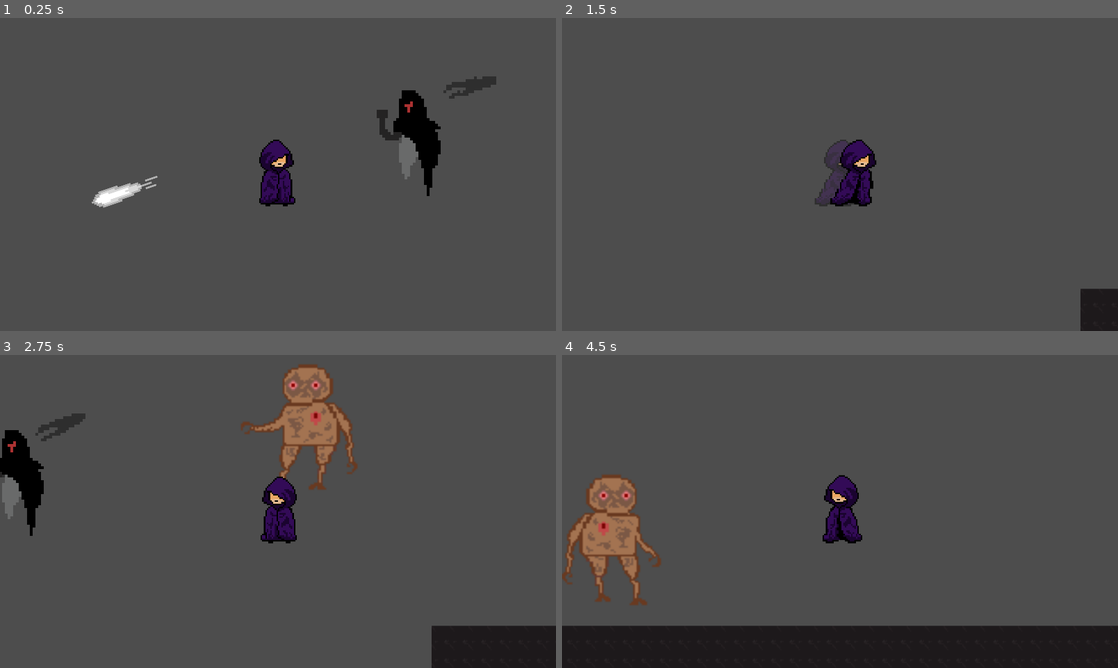
Above: before the commit, frames 1-4 (two rows, left to right).
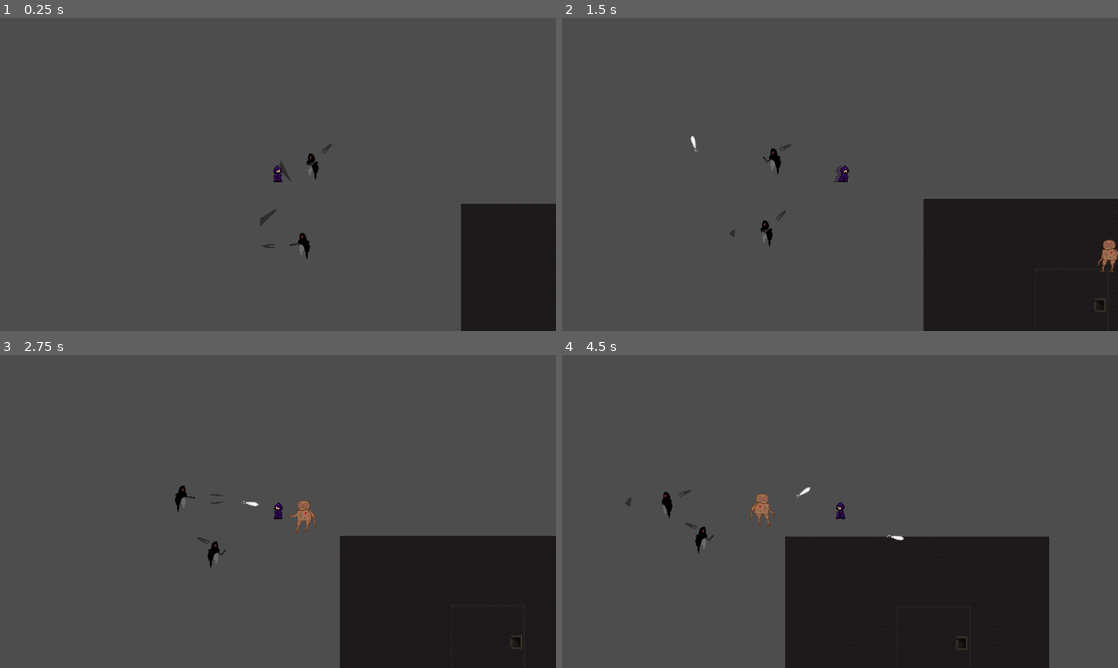
Above: after the commit, the same moments.

Repository: Eathand/GDA-Game
Game: Godot game, scene res://realtest.tscn
Same seed, same stepped clock (60 frames per second), same inputs: the game is played once before the commit and once after it. The engine's default icon, where the game draws it, is replaced by a stand-in: a white triangle on a blue panel in a dark square.
Inputs (mouse positions are in pixels of both pictures, inside the frame that each line leads up to):
- Up to frame 1 (0.25 s): no input
- Up to frame 2 (1.5 s): tap Enter (ui_accept) at 0.5, 0.77 s; move the mouse to (962, 158) at 0.52 s; hold D (right) from 0.53 s (still down); click (962, 158) at 0.6 s; move the mouse to (728, 190) at 1.27 s; tap Shift (dash) at 1.35 s
- Up to frame 3 (2.75 s): tap Enter (ui_accept) at 1.52 s; move the mouse to (333, 442) at 2.02 s; release D (right) at 2.03 s; hold A (left) from 2.03 s (still down); tap P (test_damage) at 2.1 s
- Up to frame 4 (4.5 s): move the mouse to (812, 574) at 2.77 s; release A (left) at 2.78 s; hold D (right) 2.78-4.28 s; click (812, 574) at 2.85 s; tap Enter (ui_accept) at 3.02, 3.77 s; move the mouse to (1006, 558) at 3.52 s; tap Shift (dash) at 3.6 s; move the mouse to (673, 464) at 4.27 s; hold A (left) from 4.28 s (still down); tap P (test_damage) at 4.35 s

The runs differ from the first frame. In frame 1, 11% of the frame differs, in the area x 16-100%, y 18-100%; in frame 2, 16%; in frame 3, 20%; in frame 4, 25%, in the area x 0-100%, y 38-100%.

Commit message:
boss atk, flip and more

Diff:
--- a/gda-game-capstone/realtest.tscn
+++ b/gda-game-capstone/realtest.tscn
@@ -86,3 +86,6 @@
 
 [node name="Boss" parent="." instance=ExtResource("10_vowgc")]
 position = Vector2(163, 53)
+
+[node name="Boss2" parent="." instance=ExtResource("10_vowgc")]
+position = Vector2(134, 330)
--- a/gda-game-capstone/scenes/boss.tscn
+++ b/gda-game-capstone/scenes/boss.tscn
@@ -10,8 +10,9 @@
 radius = 44.0
 height = 208.0
 
-[sub_resource type="CircleShape2D" id="CircleShape2D_ldttu"]
-radius = 34.0465
+[sub_resource type="CapsuleShape2D" id="CapsuleShape2D_o41sf"]
+radius = 4.66667
+height = 67.1873
 
 [sub_resource type="AtlasTexture" id="AtlasTexture_m106n"]
 atlas = ExtResource("3_m5vrs")
@@ -184,7 +185,7 @@
 }],
 "loop": false,
 "name": &"attack1",
-"speed": 5.0
+"speed": 9.0
 }, {
 "frames": [{
 "duration": 1.0,
@@ -231,7 +232,7 @@
 }],
 "loop": true,
 "name": &"attack2",
-"speed": 5.0
+"speed": 13.0
 }, {
 "frames": [{
 "duration": 1.0,
@@ -269,6 +270,67 @@
 "speed": 5.0
 }]
 
+[sub_resource type="Animation" id="Animation_v5y1o"]
+resource_name = "melee"
+step = 0.1111
+tracks/0/type = "value"
+tracks/0/imported = false
+tracks/0/enabled = true
+tracks/0/path = NodePath("attack/CollisionShape2D:position")
+tracks/0/interp = 1
+tracks/0/loop_wrap = true
+tracks/0/keys = {
+"times": PackedFloat32Array(0, 0.0556, 0.1111, 0.4444, 0.5555, 0.6666, 0.7777),
+"transitions": PackedFloat32Array(1, 1, 1, 1, 1, 1, 1),
+"update": 0,
+"values": [Vector2(18.6667, 30.6667), Vector2(-25.3333, 6.66667), Vector2(24, -18), Vector2(33.3333, -6.66667), Vector2(34, 18), Vector2(-37.3333, -0.666666), Vector2(26, -12)]
+}
+tracks/1/type = "value"
+tracks/1/imported = false
+tracks/1/enabled = true
+tracks/1/path = NodePath("attack/CollisionShape2D:rotation")
+tracks/1/interp = 1
+tracks/1/loop_wrap = true
+tracks/1/keys = {
+"times": PackedFloat32Array(0, 0.0556, 0.1111, 0.4444, 0.5555, 0.6666, 0.7777),
+"transitions": PackedFloat32Array(1, 1, 1, 1, 1, 1, 1),
+"update": 0,
+"values": [-0.961708, 1.77314, 3.86385, 4.51169, 5.19445, 8.02667, 10.575]
+}
+
+[sub_resource type="Animation" id="Animation_lw4sg"]
+length = 0.001
+tracks/0/type = "value"
+tracks/0/imported = false
+tracks/0/enabled = true
+tracks/0/path = NodePath("attack/CollisionShape2D:position")
+tracks/0/interp = 1
+tracks/0/loop_wrap = true
+tracks/0/keys = {
+"times": PackedFloat32Array(0),
+"transitions": PackedFloat32Array(1),
+"update": 0,
+"values": [Vector2(0, 0)]
+}
+tracks/1/type = "value"
+tracks/1/imported = false
+tracks/1/enabled = true
+tracks/1/path = NodePath("attack/CollisionShape2D:rotation")
+tracks/1/interp = 1
+tracks/1/loop_wrap = true
+tracks/1/keys = {
+"times": PackedFloat32Array(0),
+"transitions": PackedFloat32Array(1),
+"update": 0,
+"values": [-0.961708]
+}
+
+[sub_resource type="AnimationLibrary" id="AnimationLibrary_beoc1"]
+_data = {
+"RESET": SubResource("Animation_lw4sg"),
+"melee": SubResource("Animation_v5y1o")
+}
+
 [node name="Boss" type="CharacterBody2D"]
 scale = Vector2(0.3, 0.3)
 collision_layer = 4
@@ -277,18 +339,28 @@
 slash_scene = ExtResource("2_7i3lq")
 
 [node name="actualcol" type="CollisionShape2D" parent="."]
+position = Vector2(3.33333, 50)
 shape = SubResource("CapsuleShape2D_6s4um")
 
 [node name="attack" type="Area2D" parent="."]
 scale = Vector2(5, 5)
+collision_mask = 3
 
 [node name="CollisionShape2D" type="CollisionShape2D" parent="attack"]
-shape = SubResource("CircleShape2D_ldttu")
+rotation = -0.961708
+shape = SubResource("CapsuleShape2D_o41sf")
 
 [node name="AnimatedSprite2D" type="AnimatedSprite2D" parent="."]
 sprite_frames = SubResource("SpriteFrames_g55w5")
-animation = &"attack2"
+animation = &"attack1"
+frame = 3
+frame_progress = 0.422998
 
 [node name="Timer" type="Timer" parent="."]
 
+[node name="AnimationPlayer" type="AnimationPlayer" parent="."]
+libraries = {
+"": SubResource("AnimationLibrary_beoc1")
+}
+
 [connection signal="body_entered" from="attack" to="." method="_on_attack_body_entered"]
--- a/gda-game-capstone/scenes/mob.tscn
+++ b/gda-game-capstone/scenes/mob.tscn
@@ -88,6 +88,7 @@
 
 [node name="Area2D" type="Area2D" parent="."]
 scale = Vector2(1.5, 1.5)
+collision_mask = 3
 
 [node name="CollisionShape2D" type="CollisionShape2D" parent="Area2D"]
 shape = SubResource("CircleShape2D_w4d6j")
--- a/gda-game-capstone/scenes/player.tscn
+++ b/gda-game-capstone/scenes/player.tscn
@@ -256,13 +256,13 @@
 shape = SubResource("CircleShape2D_r0sq4")
 
 [node name="Area2D" type="Area2D" parent="."]
+collision_mask = 5
 
 [node name="CollisionShape2D" type="CollisionShape2D" parent="Area2D"]
 position = Vector2(1, 10)
 shape = SubResource("CircleShape2D_c313q")
 
 [node name="Camera2D" type="Camera2D" parent="."]
-zoom = Vector2(4, 4)
 
 [node name="Cooldown" type="Timer" parent="."]
 one_shot = true
--- a/gda-game-capstone/scripts/boss_slash.gd
+++ b/gda-game-capstone/scripts/boss_slash.gd
@@ -2,7 +2,7 @@
 class_name BossSlash
 @onready var damage: int = 10
 @onready var speed: float = 400.0
-@export var life: float = 1.0
+@export var life: float = 10.0
 var direction: Vector2 = Vector2.RIGHT
 # Called when the node enters the scene tree for the first time.
 func _ready() -> void:
--- a/gda-game-capstone/scripts/character_body_2d.gd
+++ b/gda-game-capstone/scripts/character_body_2d.gd
@@ -6,7 +6,7 @@
 @export var atkdmg = 10
 @export var max_health: int = 100
 @export var slash_scene: PackedScene
-
+@export var close_range = 100
 
 var player = Node2D
 var atkcd = 0
@@ -14,13 +14,24 @@
 var is_attacking: bool = false
 @onready var animated_sprite_2d: AnimatedSprite2D = $AnimatedSprite2D
 @onready var attack: Area2D = $attack
+@onready var animation_player: AnimationPlayer = $AnimationPlayer
 
 
 func _physics_process(delta: float) -> void:
+	if velocity.x > 0:
+		animated_sprite_2d.flip_h = true
+	else:
+		animated_sprite_2d.flip_h = false
+
 	if player == null:
+		return
+	if is_attacking:
 		return
 	atkcd = max(0.0, atkcd - delta)
 	var distance = global_position.distance_to(player.global_position)
+	if distance <= rangee:
+		melee_attack()
+
 	#var direction = (player.global_position - global_position).normalized()
 	if is_attacking:
 		velocity = Vector2.ZERO
@@ -29,13 +40,19 @@
 		if distance > rangee:
 			var direction = (player.global_position - global_position).normalized()
 			velocity = direction * speed
+			if atkcd <= 0.0:
+				start_attack()
+
+
 		#move_and_slide()
-		#animtion player
+
 		else:
 			velocity = Vector2.ZERO
+
+
 		#move_and_slide()
-			if atkcd <= 0.0:
-				start_attack()
+			#if atkcd <= 0.0:
+				#start_attack()
 	move_and_slide()
 	atkcd -= delta
 
@@ -54,13 +71,12 @@
 func start_attack():
 	is_attacking = true
 	atkcd = atkcdtime
-	#windup
 	animated_sprite_2d.play("attack2")
+	#attack_slash()
+	attack.monitoring = true
+	await get_tree().create_timer(0.6153846153846154).timeout
 	attack_slash()
-	attack.monitoring = true
-	await get_tree().create_timer(1).timeout
-	attack_slash()
-	await get_tree().create_timer(1).timeout
+	await get_tree().create_timer(0.3846153846153846).timeout
 	attack.monitoring = false
 	animated_sprite_2d.play("idle")
 
@@ -72,16 +88,35 @@
 	get_parent().add_child(slash)
 	slash.global_position = global_position
 	var dir = (player.global_position - global_position).normalized()
-	slash.position.x = self.position.x -150
-	slash.position.y = self.position.y +20
+	if velocity.x > 0:
+		slash.position.x = self.position.x +150
+		slash.position.y = self.position.y +20
+	else:
+		slash.position.x = self.position.x -150
+		slash.position.y = self.position.y +20
 	slash.direction = dir
 	slash.rotation = dir.angle()
 
+func melee_attack():
+	is_attacking = true
+	attack.monitoring = true
+	animated_sprite_2d.play("attack1")
+	animation_player.play("melee")
+	await get_tree().create_timer(1.0).timeout
+	attack.monitoring = false
+	is_attacking = false
 
 func _on_attack_body_entered(body: Node2D) -> void:
-	pass
+	if body is Player:
+		body.take_damage(50)
+		body.dmgcool.start()
+		attack.monitoring = false
+
+		print(body.current_health)
 func take_damage(amount: int):
 	current_health -= amount
 	if current_health <= 0:
 		current_health = 0
 		die()
+func check_attack_collision():
+	pass
--- a/gda-game-capstone/scripts/mob.gd
+++ b/gda-game-capstone/scripts/mob.gd
@@ -43,3 +43,9 @@
 	else:
 		printerr("koda")
 		return global_position
+
+
+
+
+func _on_area_2d_body_entered(body: Node2D) -> void:
+	pass # Replace with function body.
Not shown: 1 places in gda-game-capstone/realtest.tscn that only renumber resources
Not shown: 1 places in gda-game-capstone/scenes/Main.tscn that only renumber resources
Not shown: 1 places in gda-game-capstone/scenes/boss.tscn that only renumber resources
